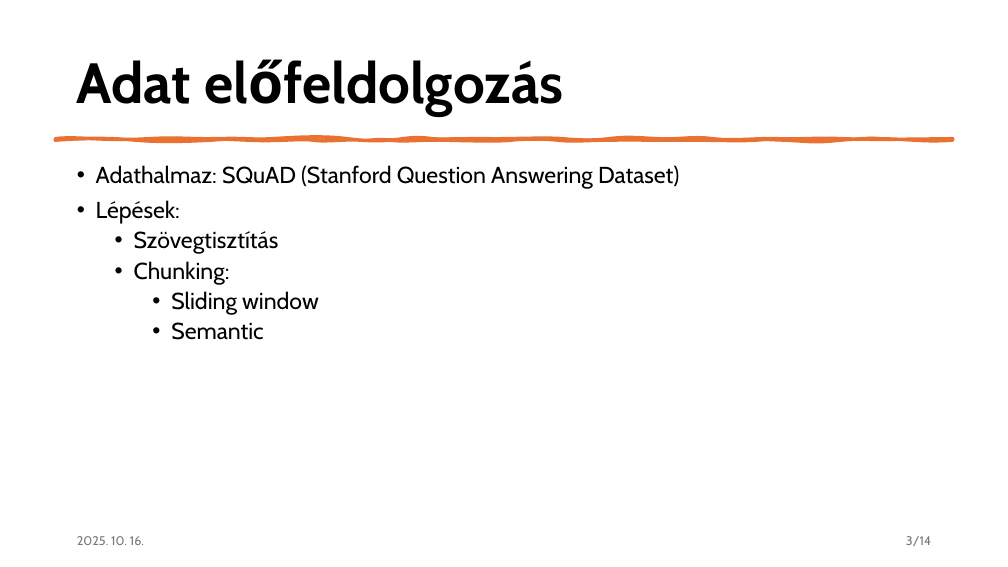
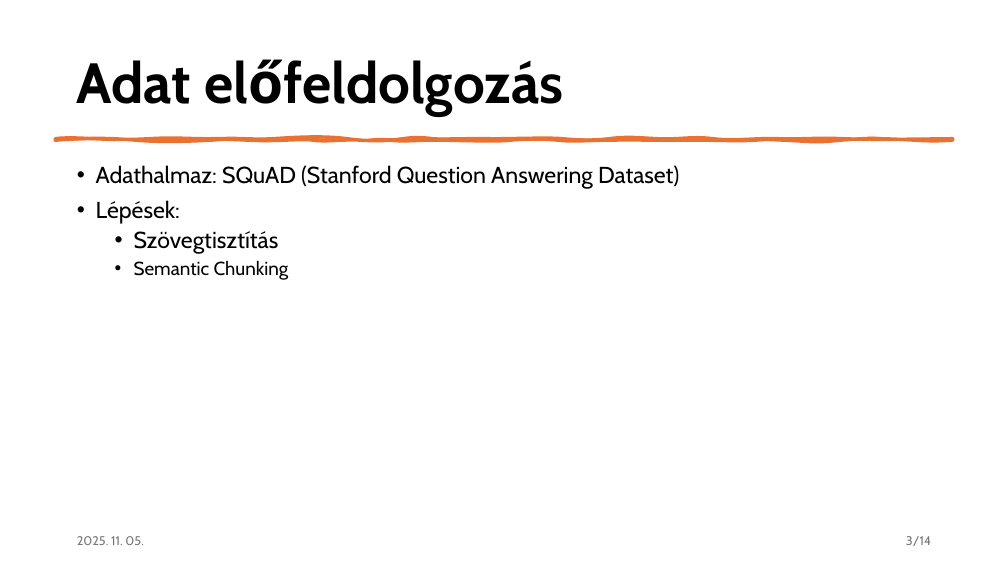
Before and after one commit to czotterbenedek/rag-onlineclustering-optimization, a slide deck: slide 3 of tdk/tdk_v1.pptx. Drawn at 1008x567 pixels with LibreOffice and Linux fonts; fonts in the diff are those of the drawing. Boxes give left, top, right and bottom in pixels: in the first picture for what was removed or moved away, otherwise in the second. Text is boxed around its words. In the diff, an @@ line names an element or a change of style, - is before the commit and + after.

```diff
--- a/tdk/tdk_v1.pptx
+++ b/tdk/tdk_v1.pptx
@@ text at [134, 260, 289, 280]: text changed; size 22 to 18 pt @@
-  • Chunking:
-    • Sliding window
-    • Semantic
+  • Semantic Chunking
@@ text at [77, 536, 143, 545]: text changed @@
-2025. 10. 16.
+2025. 11. 05.
```
Also in this commit, not shown: 13 other slides changed, 2 slides added.
